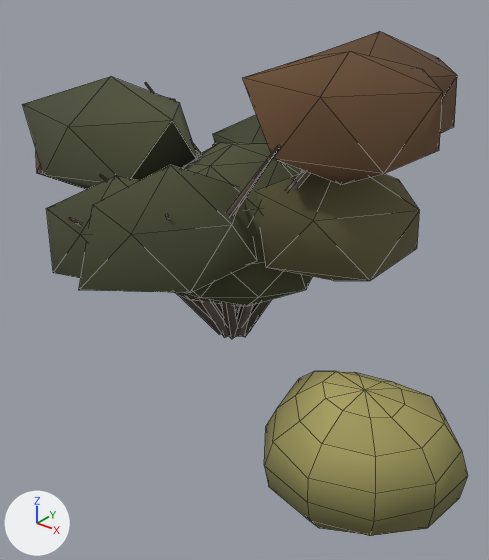
The Blender file assets/flora/matorral_barda_b.blend, before and after one commit.
Camera for both pictures: a camera (50 mm lens) standing at (2.02, -2.43, 1.76) and looking at (0.17, -0.12, 0.33). Arrows for +X, +Y and +Z are at lower left; the lights stay in place. The picture after the commit comes second. Mesh edges are drawn as thin lines.

Before the edit, the objects in view are built like this:
```python
me_matorralbardab = bpy.data.meshes.new('MatorralBardaB')
me_matorralbardab.from_pydata(...)  # 390 vertices, 490 faces; spans x -1.23..1.44, y -0.96..0.89, z -0.28..1.44
me_matorralbardab.materials.append(mat_mate)
ob_matorralbardab = bpy.data.objects.new('MatorralBardaB', me_matorralbardab)
ob_matorralbardab.location = (0.0, 0.0, 0.0)
```
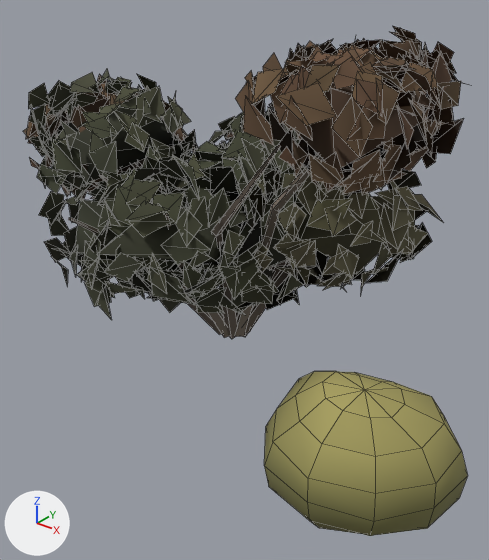
Diff of the bpy script that builds the scene:
```diff
--- a/assets/flora/matorral_barda_b.blend.py
+++ b/assets/flora/matorral_barda_b.blend.py
@@ mat_hoja @@
+mat_hoja = bpy.data.materials.new('Hoja')
+mat_hoja.use_nodes = True; mat_hoja.node_tree.nodes.clear()
+_N = mat_hoja.node_tree.nodes; _L = mat_hoja.node_tree.links
+n0 = _N.new('ShaderNodeBsdfPrincipled'); n0.name = 'Principled BSDF'
+n0.inputs[2].default_value = 1.0  # 'Roughness'
+n1 = _N.new('ShaderNodeOutputMaterial'); n1.name = 'Material Output'
+n2 = _N.new('ShaderNodeVertexColor'); n2.name = 'Color Attribute'
+n2.layer_name = 'Col'
+_L.new(n0.outputs[0], n1.inputs[0])  # 'BSDF' to 'Surface'
+_L.new(n2.outputs[0], n0.inputs[0])  # 'Color' to 'Base Color'
@@ me_matorralbardab @@
 # used by ob_matorralbardab; location = (0.0, 0.0, 0.0)
-me_matorralbardab.from_pydata(...)  # 390 vertices, 490 faces; spans x -1.23..1.44, y -0.96..0.89, z -0.28..1.44
+me_matorralbardab.from_pydata(...)  # 240 vertices, 230 faces; spans x -1.11..1.44, y -0.87..0.78, z -0.28..1.28
+# me_matorralbardab part 1: 10 loose pieces with 150 vertices, spanning x -1.23..1.05, y -0.96..0.89, z 0.08..1.44, are deleted
+# me_matorralbardab part 2: the surface is now shaded flat
 me_matorralbardab.materials.append(mat_mate)
@@ me_matorralbardabhojas_001 @@
+me_matorralbardabhojas_001.from_pydata(...)  # 4020 vertices, 2010 faces; spans x -1.25..1.09, y -0.98..0.94, z 0.06..1.46
+me_matorralbardabhojas_001.materials.append(mat_hoja)
@@ me_matorralbardabcopa_001 @@
+me_matorralbardabcopa_001.from_pydata(...)  # 150 vertices, 260 faces; spans x -1.12..0.95, y -0.84..0.78, z 0.21..1.36
+me_matorralbardabcopa_001.materials.append(mat_mate)
@@ ob_matorralbardabhojas @@
+ob_matorralbardabhojas = bpy.data.objects.new('MatorralBardaBHojas', me_matorralbardabhojas_001)
+ob_matorralbardabhojas.location = (0.0, 0.0, 0.0)
@@ ob_matorralbardabcopa @@
+ob_matorralbardabcopa = bpy.data.objects.new('MatorralBardaBCopa', me_matorralbardabcopa_001)
+ob_matorralbardabcopa.location = (0.0, 0.0, 0.0)
+_m = ob_matorralbardabcopa.modifiers.new('Aligerar', 'DECIMATE')
+_m.ratio = 0.35
```

Pixel boxes (x1, y1, x2, y2) of what changed, in the pictures (489 x 560 px):
'MatorralBardaB', reshaped
    before: (22, 31, 468, 536)
    after: (69, 129, 468, 536)
'MatorralBardaBHojas', added
    after: (23, 26, 469, 319)
'MatorralBardaBCopa', added
    after: (56, 62, 426, 274)
part 1 of me_matorralbardab, deleted
    before: (22, 31, 457, 306)
